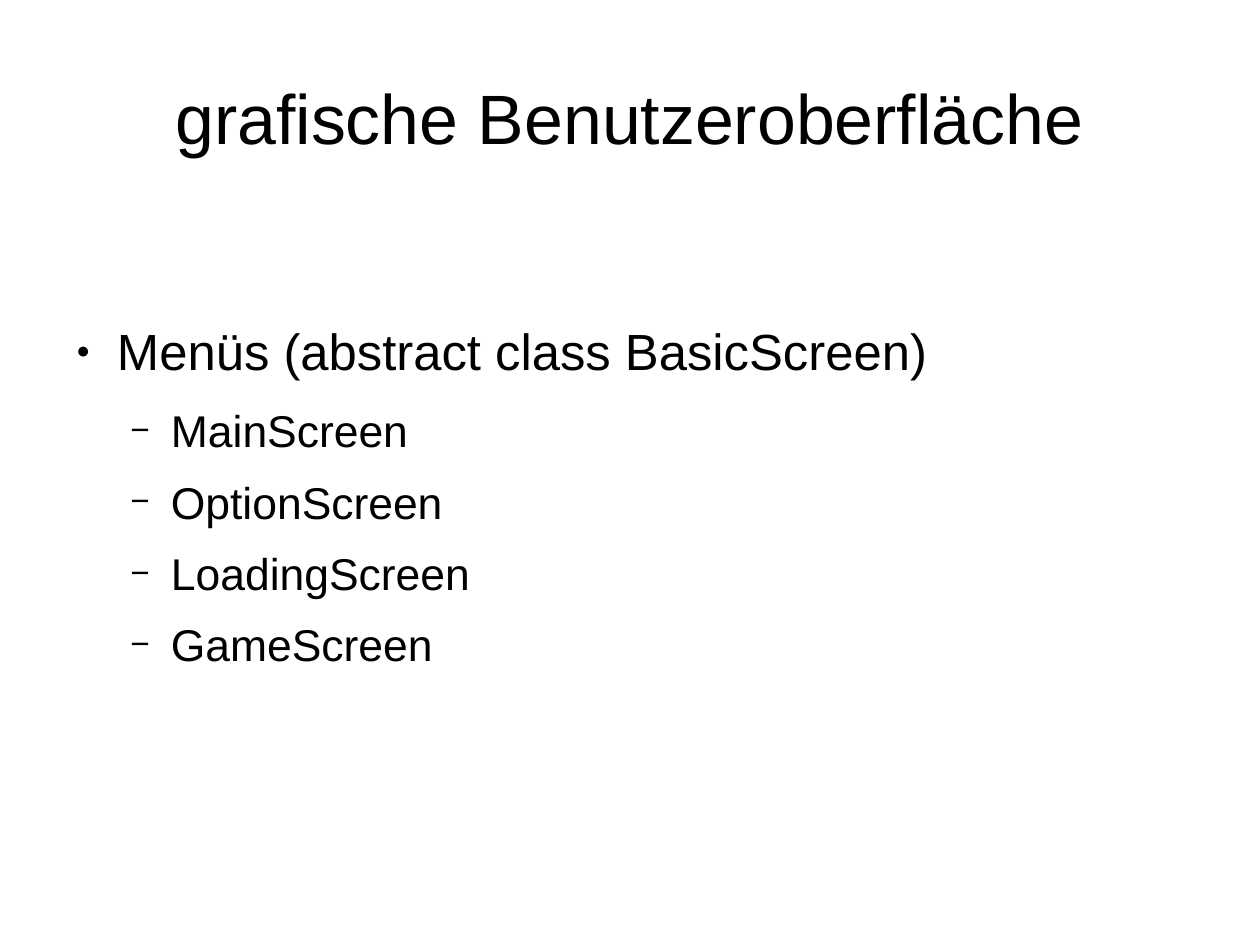
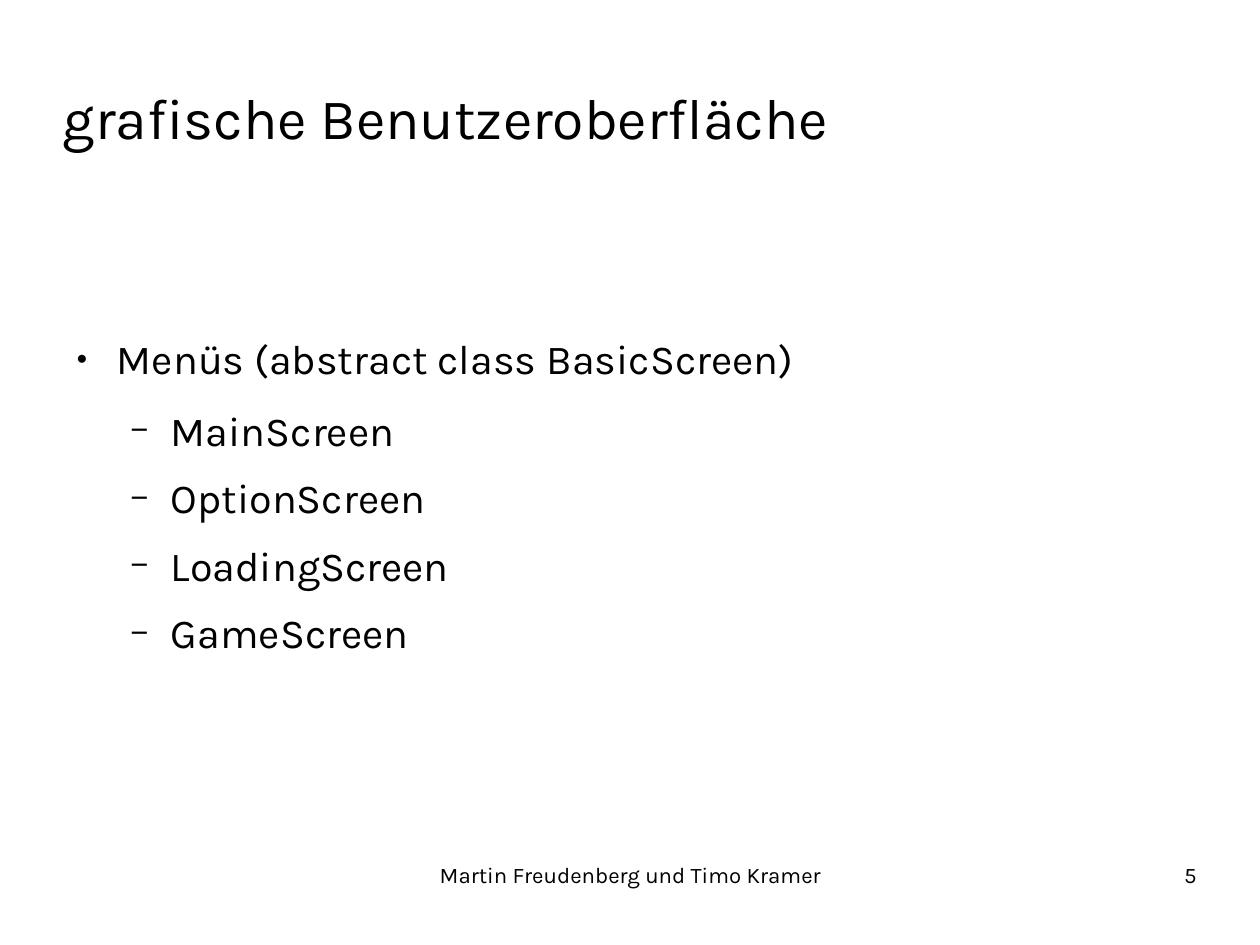
Before and after one commit to TimoKramer/PatFra, a slide deck: slide 5 of Dokumente/Praese.odp. Drawn at 1260x945 pixels with LibreOffice and Linux fonts; fonts in the diff are those of the drawing; background and template pictures are left out. Boxes give left, top, right and bottom in pixels: in the first picture for what was removed or moved away, otherwise in the second. Text is boxed around its words. In the diff, an @@ line names an element or a change of style, - is before the commit and + after.

```diff
--- a/Dokumente/Praese.odp
+++ b/Dokumente/Praese.odp
@@ title "grafische Benutzeroberfläche": place and size @@
-title "grafische Benutzeroberfläche" at bbox=[175, 93, 1083, 157]
+title "grafische Benutzeroberfläche" at bbox=[63, 99, 828, 153]
@@ title "grafische Benutzeroberfläche" at bbox=[63, 99, 828, 153]: size 44 to 36 pt, font Arial to Karla; alignment centre to left @@
@@ text "Menüs (abstract class BasicScreen)" at bbox=[117, 344, 793, 649]: size 32 to 26 pt in "Menüs (abstract class BasicScreen)"; font Arial to Karla; size 28 to 26 pt in "MainScreen", "OptionScreen", "LoadingScreen", "GameScreen" @@
@@ text added at bbox=[440, 867, 821, 889], 14 pt, text #000000 @@
+Martin Freudenberg und Timo Kramer
@@ page number added at bbox=[1184, 869, 1197, 884], 14 pt, text #000000 @@
+5
```
Also in this commit, not shown: 7 other slides changed.
